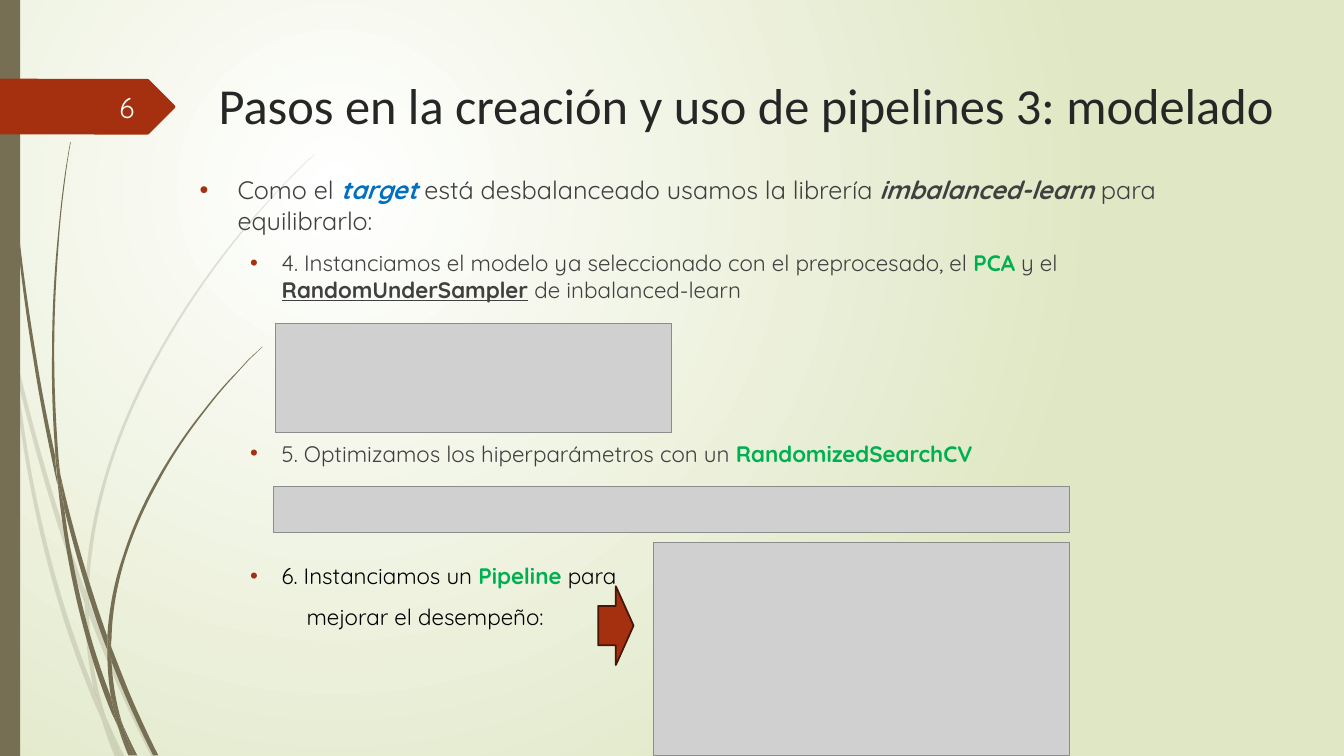
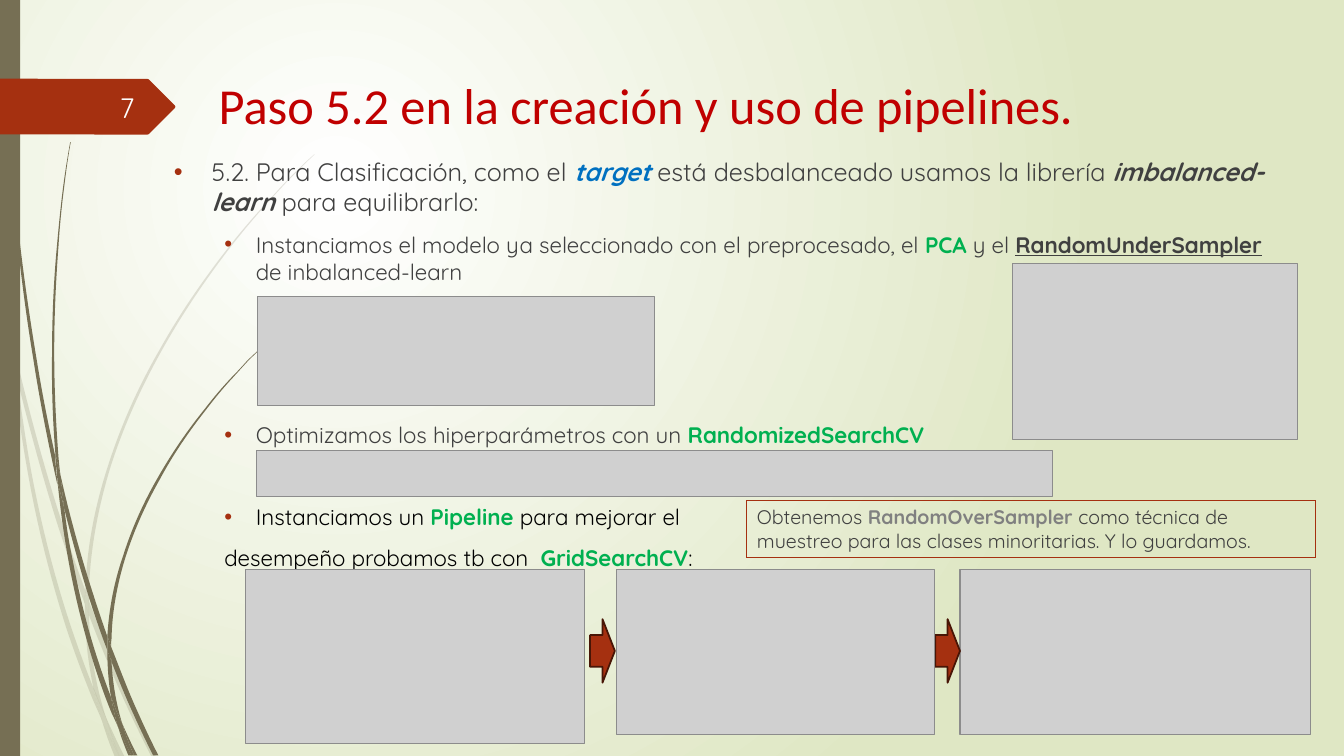
Before and after one commit to somm14/Pipelines_practica, a slide deck: slide 7 of Presentación_PIPELINES.pptx (slide 6 before the commit). Drawn at 1344x756 pixels with LibreOffice and Linux fonts; fonts in the diff are those of the drawing; grey boxes stand for pictures. Boxes give left, top, right and bottom in pixels: in the first picture for what was removed or moved away, otherwise in the second. Text is boxed around its words. In the diff, an @@ line names an element or a change of style, - is before the commit and + after.

```diff
--- a/Presentación_PIPELINES.pptx
+++ b/Presentación_PIPELINES.pptx
@@ text at (x1=219, y1=89, x2=1073, y2=132): text changed; text colour #262626 to #C00000 @@
-Pasos en la creación y uso de pipelines 3: modelado
+Paso 5.2 en la creación y uso de pipelines.
@@ page number at (x1=120, y1=98, x2=135, y2=118): text changed @@
-6
+7
@@ text at (x1=212, y1=162, x2=1264, y2=572): text changed @@
-• Como el target está desbalanceado usamos la librería imbalanced-learn para equilibrarlo:
-  • 4. Instanciamos el modelo ya seleccionado con el preprocesado, el PCA y el RandomUnderSampler de inbalanced-learn
-  • 5. Optimizamos los hiperparámetros con un RandomizedSearchCV
-  • 6. Instanciamos un Pipeline para
-  mejorar el desempeño:
+• 5.2. Para Clasificación, como el target está desbalanceado usamos la librería imbalanced-learn para equilibrarlo:
+  • Instanciamos el modelo ya seleccionado con el preprocesado, el PCA y el RandomUnderSampler de inbalanced-learn
+  • Optimizamos los hiperparámetros con un RandomizedSearchCV
+  • Instanciamos un Pipeline para mejorar el
+  desempeño probamos tb con GridSearchCV:
@@ picture added at (x1=1013, y1=263, x2=1299, y2=440) @@
@@ picture moved from (x1=275, y1=324, x2=673, y2=433) to (x1=257, y1=296, x2=654, y2=405) @@
@@ picture moved from (x1=274, y1=486, x2=1071, y2=532) to (x1=256, y1=451, x2=1053, y2=497) @@
@@ rectangle added at (x1=747, y1=500, x2=1316, y2=558), outline #A53010 0.75 pt, 14 pt, text #404040 @@
+Obtenemos RandomOverSampler como técnica de muestreo para las clases minoritarias. Y lo guardamos.
@@ picture resized from (x1=654, y1=542, x2=1071, y2=756) to (x1=246, y1=570, x2=585, y2=743) @@
@@ picture added at (x1=617, y1=570, x2=936, y2=735) @@
@@ picture added at (x1=960, y1=570, x2=1310, y2=735) @@
@@ down arrow resized from (x1=598, y1=586, x2=634, y2=665) to (x1=590, y1=619, x2=615, y2=683) @@
@@ down arrow added at (x1=936, y1=619, x2=961, y2=683), fill #A53010, outline #481507 1.25 pt @@
```
Also in this commit, not shown: 5 other slides changed, 3 slides added, 1 slide removed.
